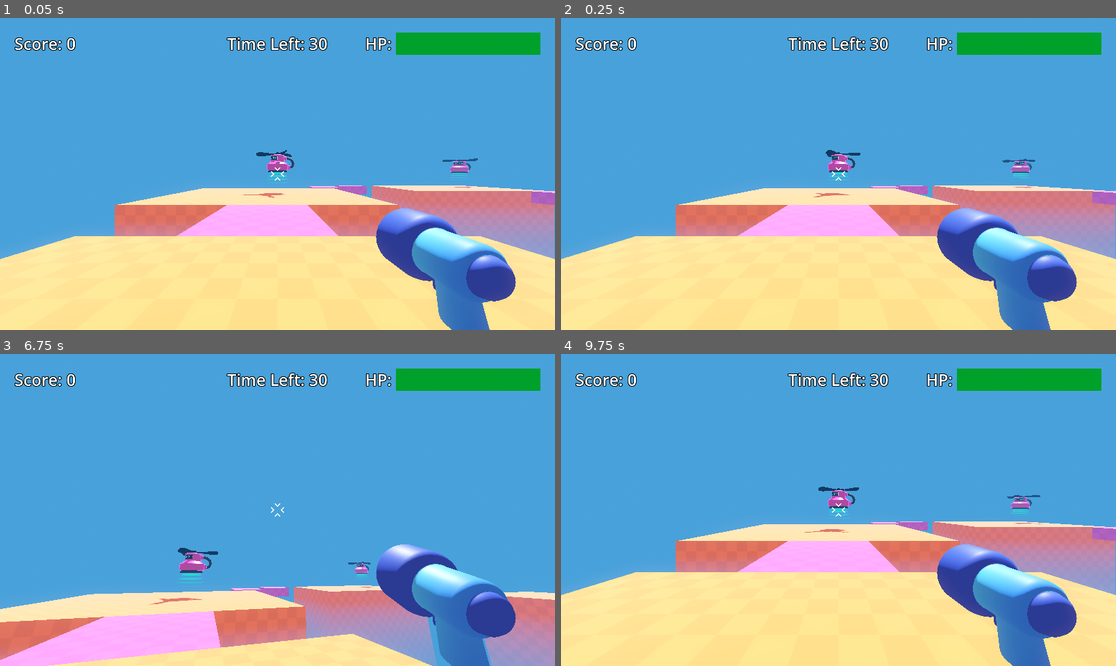
Above: before the commit, frames 1-4 (two rows, left to right).
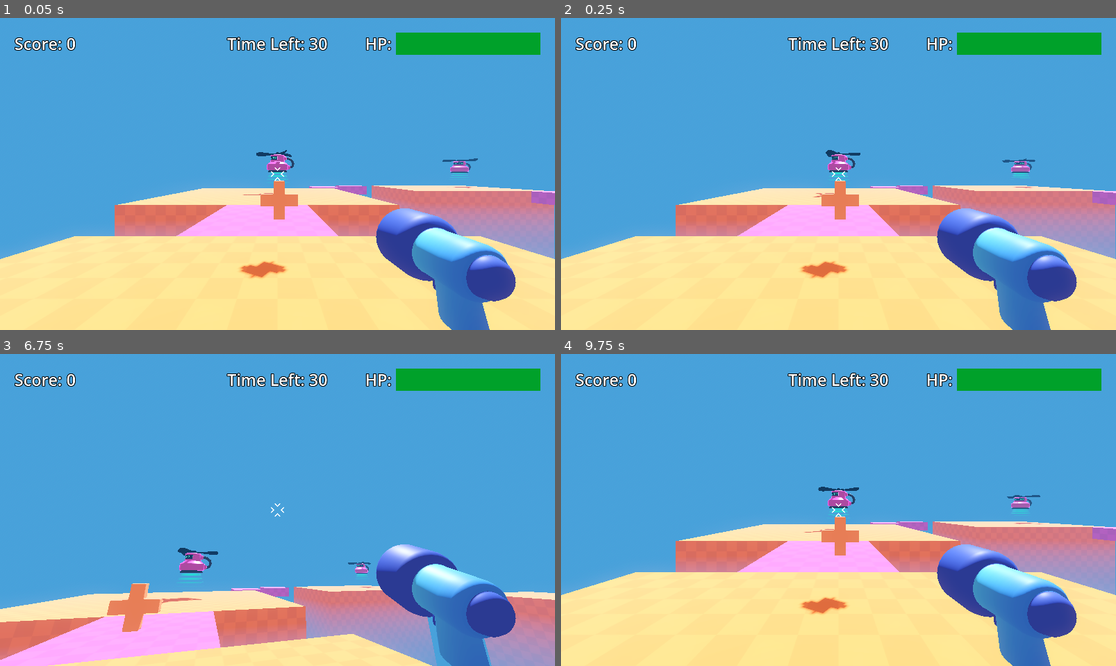
Above: after the commit, the same moments.

Repository: jcarnaxide/first-3d-game
Game: Godot game, scene res://game.tscn
The game is run twice, just before and just after one commit, with the same random seed, the same clock (stepped at 60 frames per second) and the same inputs.
Inputs (mouse positions are in pixels of both pictures, inside the frame that each line leads up to):
- Up to frame 1 (0.05 s): no input
- Up to frame 2 (0.25 s): no input
- Up to frame 3 (6.75 s): move the mouse to (271, 516) at 0.52 s; hold Right mouse button (aim) 0.53-1.28 s; hold W (move_forward) 0.53-2.78 s; tap Space (jump) at 0.77, 1.52, 3.02, 3.77, 4.52 s; move the mouse to (316, 513) at 1.27 s; click (316, 513) at 1.35 s; move the mouse to (233, 506) at 2.02 s; hold Shift (sprint) 2.03-2.78 s; move the mouse to (283, 510) at 2.77 s; hold A (move_left) 2.78-3.53 s; tap I at 2.85, 6.6 s; move the mouse to (255, 503) at 3.52 s; hold Right mouse button (aim) 3.53-4.28 s; hold W (move_forward) 3.53-5.75 s; move the mouse to (305, 510) at 4.27 s; click (305, 510) at 4.35 s; move the mouse to (249, 510) at 5.02 s; hold Shift (sprint) 5.03-5.75 s; click "Play Again?" at 5.75 s; tap Enter at 6.5 s; move the mouse to (288, 503) at 6.52 s; hold D (move_right) from 6.53 s (still down)
- Up to frame 4 (9.75 s): tap Space (jump) at 6.77, 7.52, 8.27 s; move the mouse to (832, 516) at 7.27 s; release D (move_right) at 7.28 s; hold Right mouse button (aim) 7.28-8.03 s; hold W (move_forward) 7.28-9.5 s; move the mouse to (877, 513) at 8.02 s; click (877, 513) at 8.1 s; move the mouse to (794, 506) at 8.77 s; hold Shift (sprint) 8.78-9.5 s; click "Play Again?" at 9.5 s

The runs differ from the first frame. In frame 1, 0.7% of the frame differs, in the area x 43-54%, y 52-84%; in frame 2, 0.7%; in frame 3, 0.8%, in the area x 19-30%, y 73-90%; in frame 4, 0.7%.

Commit message:
wip first aid collectible

Diff:
--- /dev/null
+++ b/first-3d-game/collectible/first_aid_collectible.gd
@@ -0,0 +1,5 @@
+extends Area3D
+
+
+func _on_body_entered(body):
+	queue_free()
--- /dev/null
+++ b/first-3d-game/collectible/first_aid_collectible.tscn
@@ -0,0 +1,19 @@
+[gd_scene format=3 uid="uid://b4pe822o1pqwu"]
+
+[ext_resource type="PackedScene" uid="uid://ciy3sl0oyb3ya" path="res://collectible/first_aid_model.tscn" id="1_rpxx8"]
+[ext_resource type="Script" uid="uid://c7i1882sq5byr" path="res://collectible/first_aid_collectible.gd" id="1_rtgck"]
+
+[sub_resource type="SphereShape3D" id="SphereShape3D_rpxx8"]
+
+[node name="FirstAidCollectible" type="Area3D" unique_id=1759937053]
+collision_layer = 0
+script = ExtResource("1_rtgck")
+
+[node name="CollisionShape3D" type="CollisionShape3D" parent="." unique_id=1501223695]
+transform = Transform3D(1, 0, 0, 0, 1, 0, 0, 0, 1, 0, 1.0459049, 0)
+shape = SubResource("SphereShape3D_rpxx8")
+
+[node name="FirstAidModel" parent="." unique_id=1464731028 instance=ExtResource("1_rpxx8")]
+transform = Transform3D(0.12, 0, 0, 0, 0.12, 0, 0, 0, 0.12, 0, 1.0612392, 0)
+
+[connection signal="body_entered" from="." to="." method="_on_body_entered"]
--- /dev/null
+++ b/first-3d-game/collectible/first_aid_model.tscn
@@ -0,0 +1,6 @@
+[gd_scene format=3 uid="uid://ciy3sl0oyb3ya"]
+
+[ext_resource type="PackedScene" uid="uid://kwuv7nggyqo5" path="res://collectible/MadeByJawns_ItchIO_GameItems_v1_0_1_FirstAid.glb" id="1_pap33"]
+
+[node name="FirstAidModel" unique_id=1464731028 instance=ExtResource("1_pap33")]
+transform = Transform3D(0.12, 0, 0, 0, 0.12, 0, 0, 0, 0.12, 0, 0, 0)
--- a/first-3d-game/game.tscn
+++ b/first-3d-game/game.tscn
@@ -8,6 +8,7 @@
 [ext_resource type="LabelSettings" uid="uid://dqkov36ekhm1y" path="res://hud_label_settings.tres" id="6_ryrav"]
 [ext_resource type="PackedScene" uid="uid://dmfay3jiv8gwk" path="res://ui/game_end_panel.tscn" id="7_eow3j"]
 [ext_resource type="PackedScene" uid="uid://dq4ycurdf66yh" path="res://ui/pause_menu.tscn" id="8_j5wjh"]
+[ext_resource type="PackedScene" uid="uid://b4pe822o1pqwu" path="res://collectible/first_aid_collectible.tscn" id="9_vef74"]
 
 [sub_resource type="ProceduralSkyMaterial" id="ProceduralSkyMaterial_feb5d"]
 sky_horizon_color = Color(0.66224277, 0.6717428, 0.6867428, 1)
@@ -171,6 +172,9 @@
 [node name="Timer" type="Timer" parent="." unique_id=1869426481]
 autostart = true
 
+[node name="FirstAidCollectible" parent="." unique_id=1759937053 instance=ExtResource("9_vef74")]
+transform = Transform3D(1, 0, 0, 0, 1, 0, 0, 0, 1, 0.0317235, 0, -3.7454958)
+
 [connection signal="died" from="Player" to="." method="_on_player_died"]
 [connection signal="mob_spawned" from="MobSpawner3D" to="." method="_on_mob_spawner_3d_mob_spawned"]
 [connection signal="mob_spawned" from="MobSpawner3D2" to="." method="_on_mob_spawner_3d_mob_spawned"]
Binary file added: first-3d-game/collectible/MadeByJawns_ItchIO_GameItems_v1_0_1_FirstAid.glb
Not shown, added: first-3d-game/collectible/MadeByJawns_ItchIO_GameItems_v1_0_1_FirstAid.glb.import
Not shown, added: first-3d-game/collectible/first_aid_collectible.gd.uid
